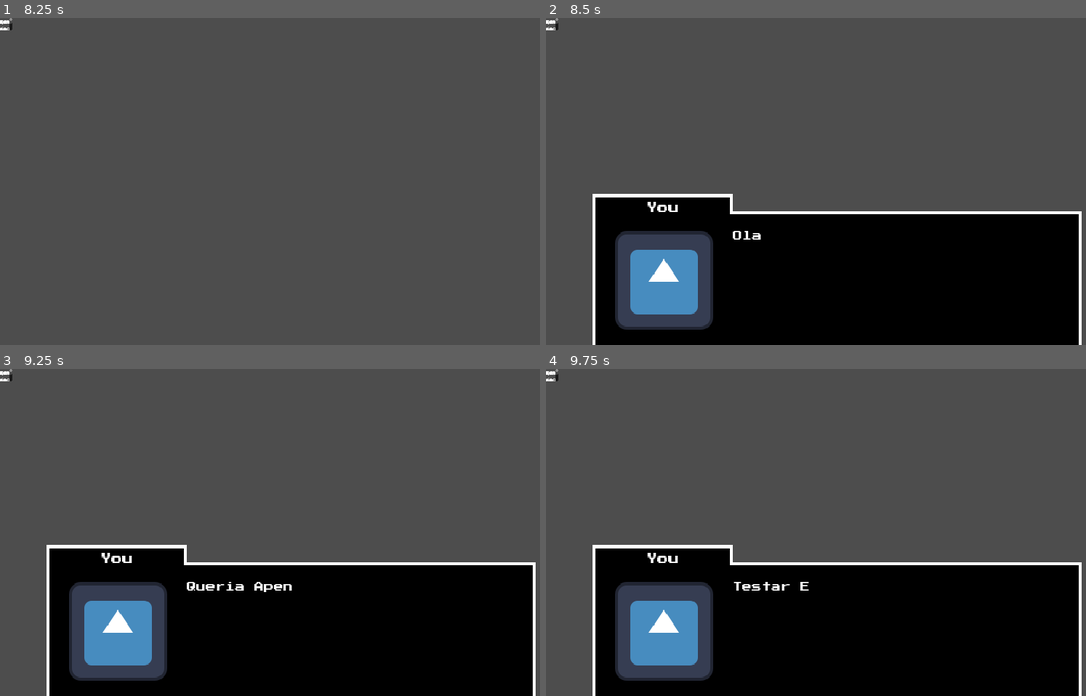
Above: before the commit, frames 1-4 (two rows, left to right).
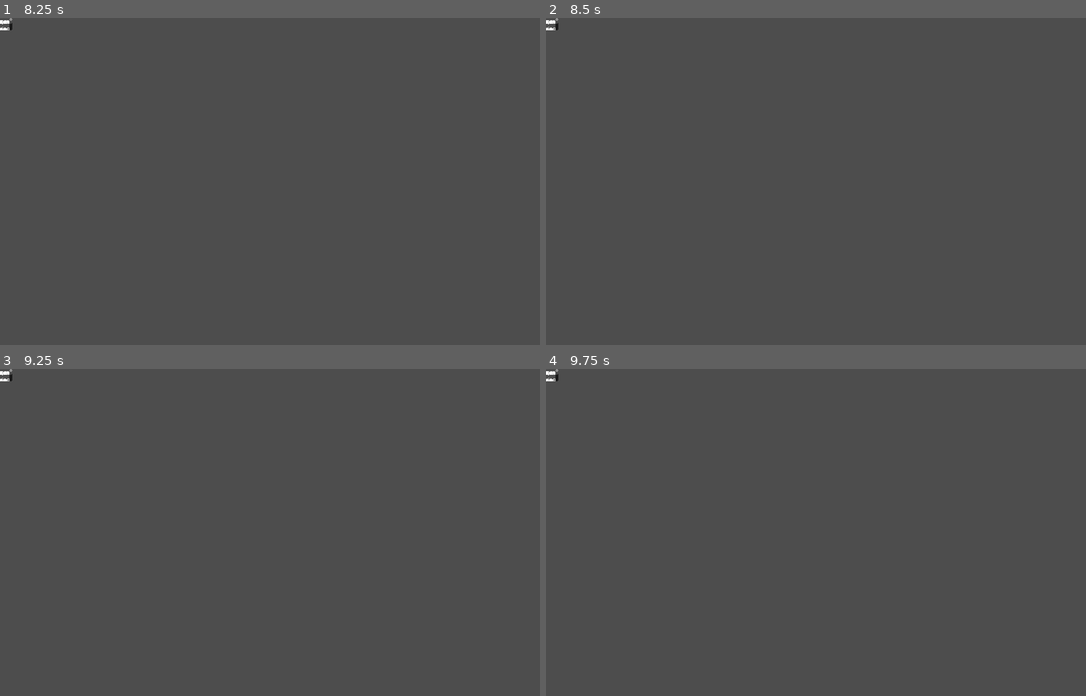
Above: after the commit, the same moments.

Repository: FarofaFaction/Criascript-Jam-Game
Game: Godot game, scene res://Dialog/DialogClass/DialogClass.tscn
Same seed, same stepped clock (60 frames per second), same inputs: the game is played once before the commit and once after it. This scene is started directly instead of the project's main scene. The engine's default icon, where the game draws it, is replaced by a stand-in: a white triangle on a blue panel in a dark square.
Inputs:
- Up to frame 1 (8.25 s): tap Enter at 0.5, 2, 3.5 s; hold Right (ui_right) 0.53-1.28 s; tap E (Interact) at 0.6, 1.55, 2.1, 3.05, 4.35, 5.85, 7.55, 8.1 s; tap Space (Power) at 0.8, 1.25, 1.35, 2.3, 2.75, 2.85, 3.8, 4.25, 5.1, 6.6 s; hold Down (ui_down) 1.28-2.03 s; hold Right (ui_right) 2.03-2.78 s; hold Up (ui_up) 2.78-3.53 s; hold Shift (Run) 3.53-4.28 s; hold Left (ui_left) 3.53-5.03 s; hold Down (ui_down) 5.03-5.78 s; hold Right (ui_right) 5.78-6.53 s; hold Up (ui_up) 6.53-7.28 s; hold Right (ui_right) 7.28-8.03 s; tap Shift (Run) at 7.35 s; hold Down (ui_down) from 8.03 s (still down)
- Up to frame 2 (8.5 s): keep holding Down (ui_down); tap Space (Power) at 8.3 s
- Up to frame 3 (9.25 s): release Down (ui_down) at 8.78 s; hold Left (ui_left) from 8.78 s (still down); tap Space (Power) at 8.85 s; tap E (Interact) at 9.05 s
- Up to frame 4 (9.75 s): release Left (ui_left) at 9.53 s; hold Up (ui_up) from 9.53 s (still down); tap E (Interact) at 9.6 s

Frame 1 is identical in both runs. In frame 2, 36% of the frame differs, in the area x 8-100%, y 53-100%; in frame 3, 36%; in frame 4, 36%.

Commit message:
fix_dialog_system

Diff:
--- a/Dialog/DialogClass/dialog_class.gd
+++ b/Dialog/DialogClass/dialog_class.gd
@@ -16,6 +16,7 @@
 func _ready() -> void:
 	for child in get_children():
 		if child is SpeakClass:
+			#print(child.name)
 			_dialog_data[_id] = {
 				"title": child.speaker,
 				"dialog": child.text,
@@ -28,9 +29,9 @@
 	pass # Replace with function body.
 
 
-# Called every frame. 'delta' is the elapsed time since the previous frame.
-func _process(delta: float) -> void:
-	if Input.is_action_just_pressed("Power"):
-		DialogSystem.data = _dialog_data
-		DialogSystem.start_dialog()
-	pass
+## Called every frame. 'delta' is the elapsed time since the previous frame.
+#func _process(delta: float) -> void:
+	#if Input.is_action_just_pressed("Power"):
+		#DialogSystem.data = _dialog_data
+		#DialogSystem.start_dialog()
+	#pass
--- a/Dialog/DialogSystem.gd
+++ b/Dialog/DialogSystem.gd
@@ -28,14 +28,16 @@
 		pass
 
 func _process(delta: float) -> void:
-	if (visible):
+	if ($CanvasLayer.visible):
 		_run_dialog(delta)
 	pass
 
 func start_dialog():
 	$CanvasLayer.visible = true
+	_initialize_dialog()
 	get_tree().paused = true
-	_initialize_dialog()
+	#for i in data:
+		#print(data[i]["title"])
 	pass
 
 func _run_dialog(delta: float) -> void:
--- a/Game/Quests/DoctorKnocking/stage_1/DoctorKnocking_1.gd
+++ b/Game/Quests/DoctorKnocking/stage_1/DoctorKnocking_1.gd
@@ -1,6 +1,7 @@
 extends Stage
 
 @onready var KnockingSound = $KnockingSound
+var _can_open := false
 # Called when the node enters the scene tree for the first time.
 func _ready() -> void:
 	if !init_stage():
@@ -17,15 +18,19 @@
 
 # Called every frame. 'delta' is the elapsed time since the previous frame.
 func _process(_delta: float) -> void:
-	if GlobalTimer.hours < 18:
-		return
-	if GlobalTimer.minutes < 1:
+	if (GlobalTimer.hours >= 18 && GlobalTimer.minutes >= 1):
+		_can_open = true
+	if (!_can_open):
 		return
 	if (!KnockingSound.playing):
 		KnockingSound.play()
 	pass
 
 func Interaction():
-	my_quest.load_stage("RedGuy")
+	if (!_can_open):
+		return
+	var node = preload("res://Dialog/DialogClass/DialogClass.tscn").instantiate()
+	add_child(node)
+	#my_quest.load_stage("RedGuy")
 	my_quest.remove_stage(self.name)
 	pass
